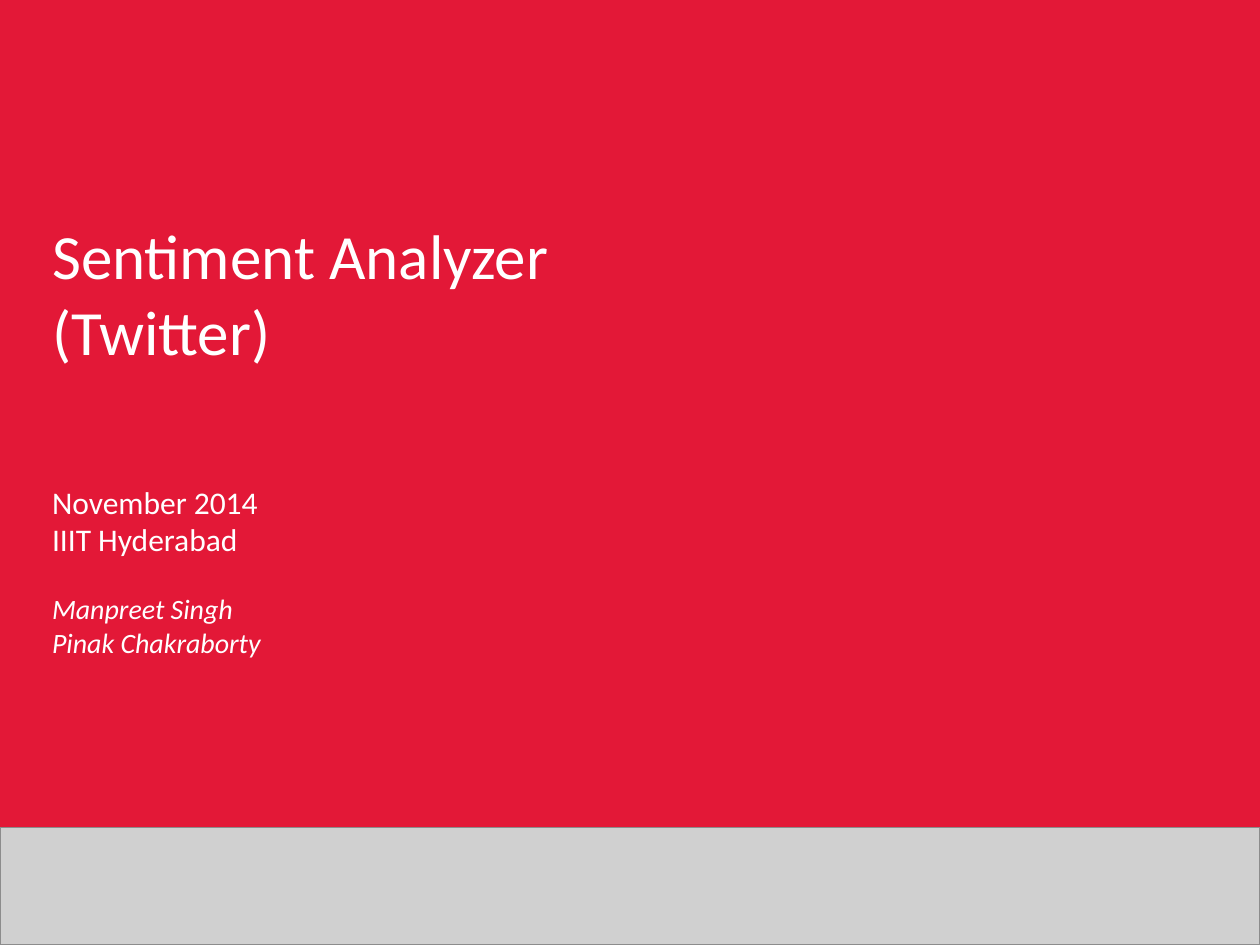
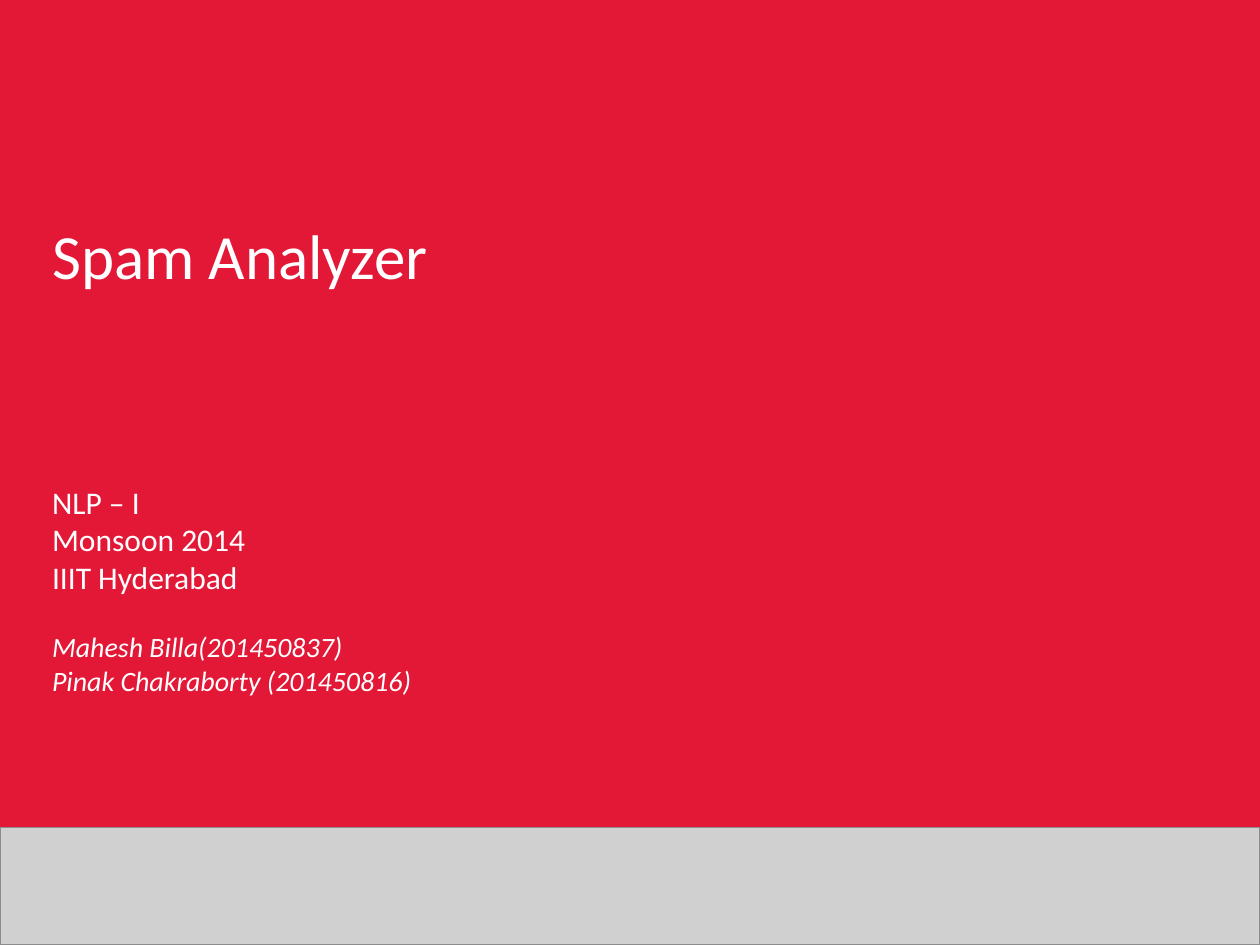
Before and after one commit to Pinak-Chakraborty/NLP-Proj-Spam-Ham, a slide deck: slide 1 of Spam Detection - Naive Bayesian Classifier v1 0.pptx. Drawn at 1260x945 pixels with LibreOffice and Linux fonts; fonts in the diff are those of the drawing; grey boxes stand for pictures; background and template pictures are left out. Boxes give left, top, right and bottom in pixels: in the first picture for what was removed or moved away, otherwise in the second. Text is boxed around its words. In the diff, an @@ line names an element or a change of style, - is before the commit and + after.

```diff
--- a/Spam Detection - Naive Bayesian Classifier v1 0.pptx
+++ b/Spam Detection - Naive Bayesian Classifier v1 0.pptx
@@ title at [52,235,428,289]: text changed @@
-Sentiment Analyzer
-(Twitter)
+Spam Analyzer
@@ text at [52,493,245,552]: text changed @@
-November 2014
+NLP – I
+Monsoon 2014
@@ text at [52,636,411,696]: text changed @@
-Manpreet Singh
-Pinak Chakraborty
+Mahesh Billa(201450837)
+Pinak Chakraborty (201450816)
```
Also in this commit, not shown: 5 other slides changed, 6 slides removed.
